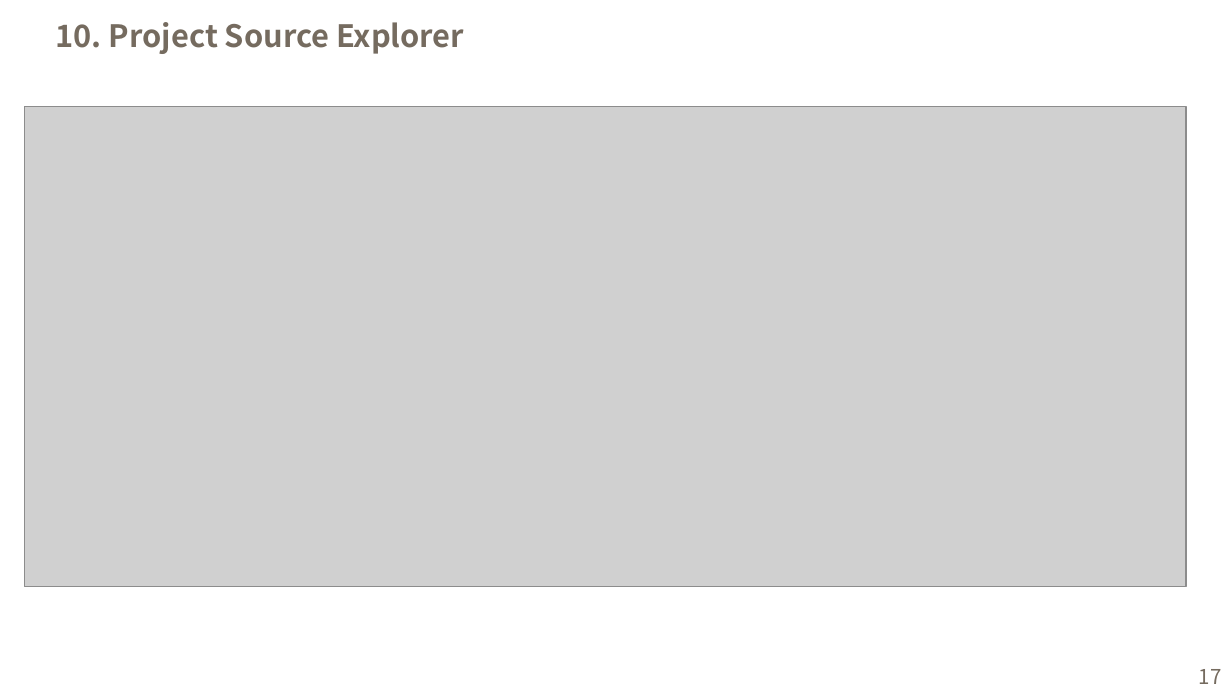
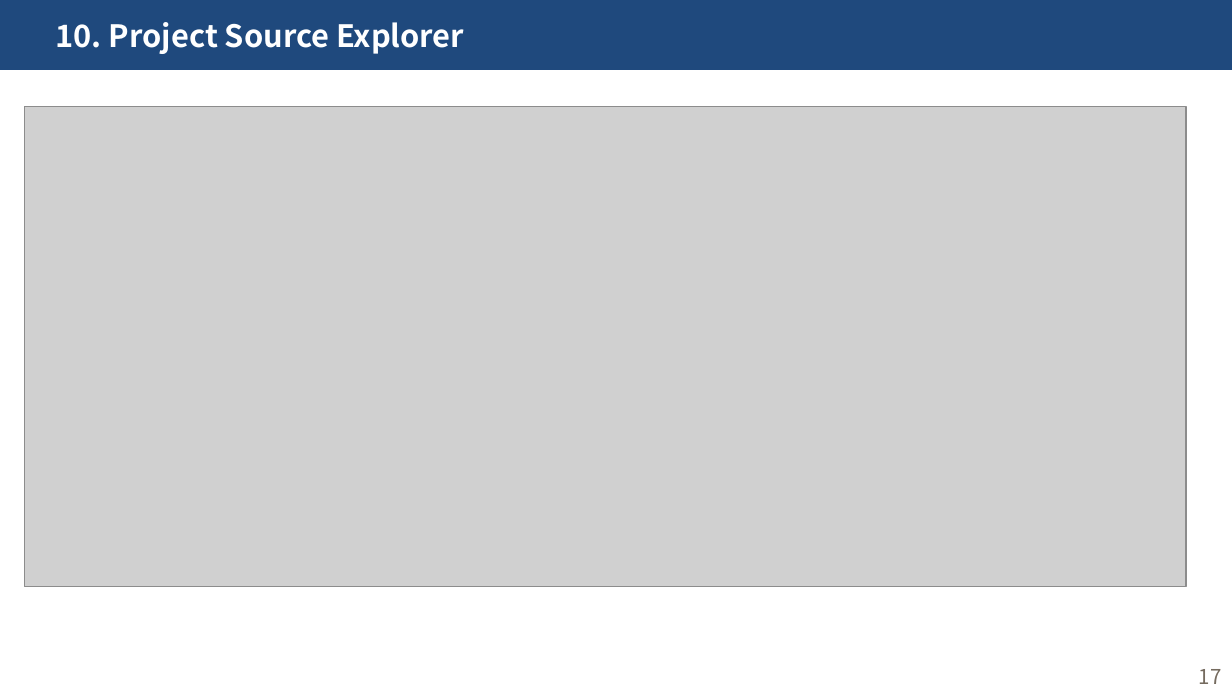
Before and after one commit to haryoung1/1st-dentalproject, a slide deck: slide 17 of 0317_치카치카치과.pptx. Drawn at 1232x693 pixels with LibreOffice and Linux fonts; fonts in the diff are those of the drawing; grey boxes stand for pictures. Boxes give left, top, right and bottom in pixels: in the first picture for what was removed or moved away, otherwise in the second. Text is boxed around its words. In the diff, an @@ line names an element or a change of style, - is before the commit and + after.

```diff
--- a/0317_치카치카치과.pptx
+++ b/0317_치카치카치과.pptx
@@ rectangle added at bbox=[0, 0, 1232, 70], fill #1F497D @@
@@ text "10. Project Source Explorer" at bbox=[56, 22, 464, 54]: text colour #756B5F to #FFFFFF @@
```
Also in this commit, not shown: 10 other slides changed, 11 other files.
